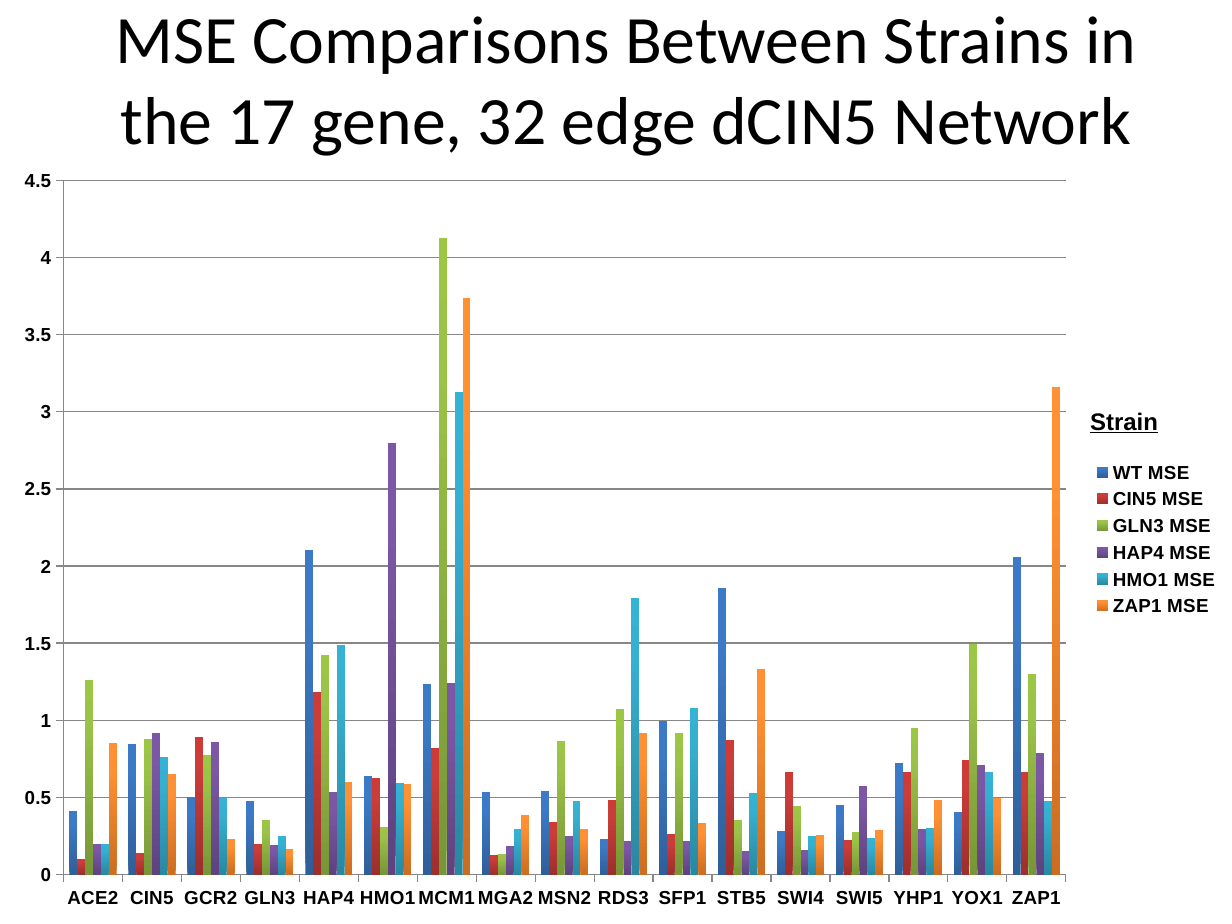
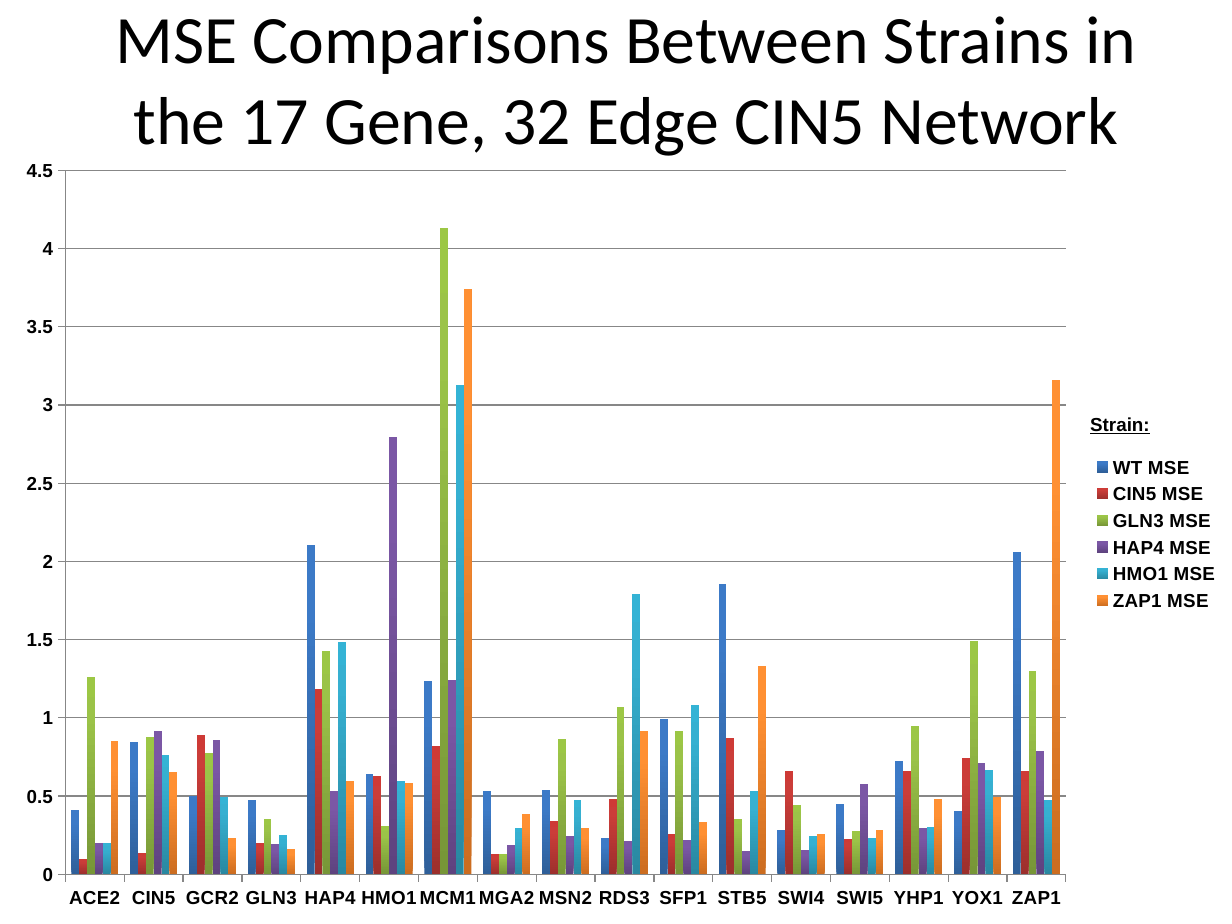
Before and after one commit to kdahlquist/DahlquistLab, a slide deck: slide 6 of data/15-gene_networks_analysis/Five-Networks_Bar-Chart-Analysis_BK20161116.pptx (slide 5 before the commit). Drawn at 1232x924 pixels with LibreOffice and Linux fonts; fonts in the diff are those of the drawing. Boxes give left, top, right and bottom in pixels: in the first picture for what was removed or moved away, otherwise in the second. Text is boxed around its words. In the diff, an @@ line names an element or a change of style, - is before the commit and + after.

```diff
--- a/data/15-gene_networks_analysis/Five-Networks_Bar-Chart-Analysis_BK20161116.pptx
+++ b/data/15-gene_networks_analysis/Five-Networks_Bar-Chart-Analysis_BK20161116.pptx
@@ text at [115, 16, 1136, 156]: text changed @@
-MSE Comparisons Between Strains in the 17 gene, 32 edge dCIN5 Network
+MSE Comparisons Between Strains in the 17 Gene, 32 Edge CIN5 Network
@@ column chart: place and size @@
-column chart at [0, 154, 1232, 924]
+column chart at [2, 144, 1232, 924]
@@ text at [1090, 417, 1150, 434]: text changed; size 14 to 11 pt @@
-Strain
+Strain:
```
Also in this commit, not shown: 4 other slides changed, 1 other file.
